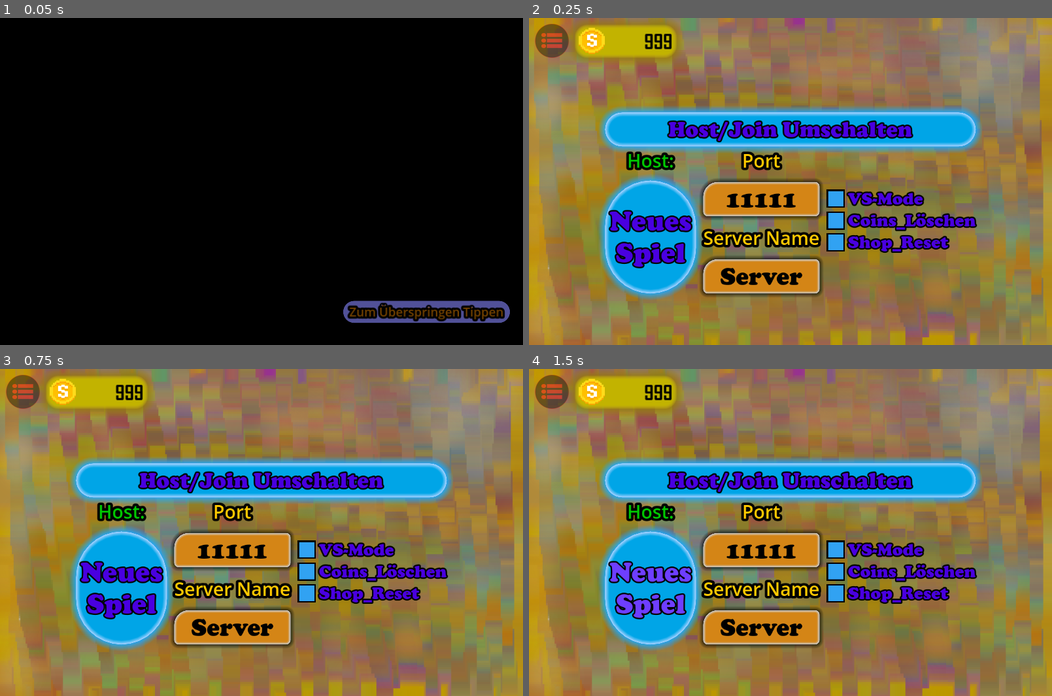
Above: before the commit, frames 1-4 (two rows, left to right).
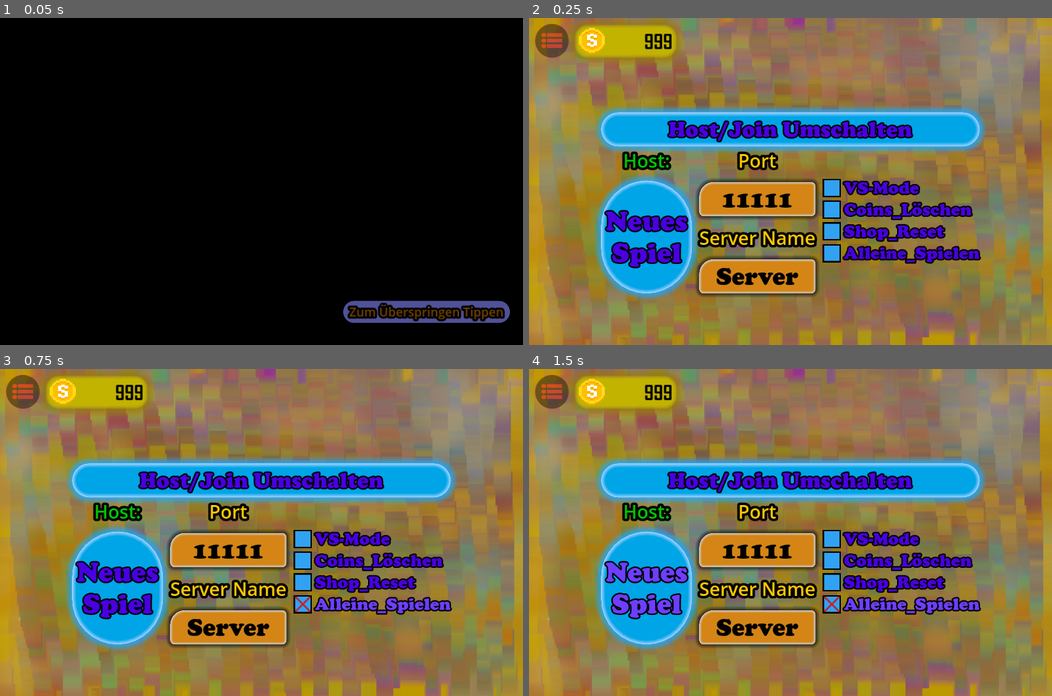
Above: after the commit, the same moments.

Repository: NIK-98/Paint_The_Ground
Game: Godot game, scene res://sceens/main.tscn
Same seed, same stepped clock (60 frames per second), same inputs: the game is played once before the commit and once after it. Video files are missing from this copy of the repository; at most half a second of black plays in their place.
Inputs (mouse positions are in pixels of both pictures, inside the frame that each line leads up to):
- Up to frame 1 (0.05 s): no input
- Up to frame 2 (0.25 s): no input
- Up to frame 3 (0.75 s): click (371, 604) at 0.5 s, where only the run after the commit has a clickable "Alleine_Spielen"
- Up to frame 4 (1.5 s): click "Neues Spiel" at 1.25 s

Frame 1 is identical in both runs. In frame 2, 13% of the frame differs, in the area x 12-88%, y 27-86%; in frame 3, 13%; in frame 4, 13%.

Commit message:
Alleine Spielen Option hinzugefügt!

Diff:
--- a/project.godot
+++ b/project.godot
@@ -33,6 +33,7 @@
 
 window/size/viewport_width=1280
 window/size/viewport_height=800
+window/size/mode=4
 window/stretch/mode="canvas_items"
 window/stretch/aspect="ignore"
 window/handheld/orientation=4
--- a/sceens/level.tscn
+++ b/sceens/level.tscn
@@ -460,6 +460,9 @@
 properties/25/path = NodePath("loby:shop_mode")
 properties/25/spawn = true
 properties/25/replication_mode = 1
+properties/26/path = NodePath("loby:solo_mode")
+properties/26/spawn = true
+properties/26/replication_mode = 1
 
 [node name="level" type="Node2D" groups=["Level"]]
 script = ExtResource("1_5145t")
--- a/sceens/ui.tscn
+++ b/sceens/ui.tscn
@@ -261,6 +261,11 @@
 theme = SubResource("Theme_rsc3b")
 text = "Shop_Reset"
 
+[node name="Alleine_Spielen" type="CheckBox" parent="Panel/CenterContainer/Net/Options/Option1/o2"]
+layout_mode = 2
+theme = SubResource("Theme_rsc3b")
+text = "Alleine_Spielen"
+
 [node name="Option2" type="HBoxContainer" parent="Panel/CenterContainer/Net/Options"]
 visible = false
 layout_mode = 2
@@ -357,6 +362,9 @@
 [connection signal="focus_entered" from="Panel/CenterContainer/Net/Options/Option1/o2/Shop_Reset" to="." method="_on_focus_entered"]
 [connection signal="mouse_entered" from="Panel/CenterContainer/Net/Options/Option1/o2/Shop_Reset" to="." method="_on_mouse_entered"]
 [connection signal="toggled" from="Panel/CenterContainer/Net/Options/Option1/o2/Shop_Reset" to="." method="_on_shop_reset_toggled"]
+[connection signal="focus_entered" from="Panel/CenterContainer/Net/Options/Option1/o2/Alleine_Spielen" to="." method="_on_focus_entered"]
+[connection signal="mouse_entered" from="Panel/CenterContainer/Net/Options/Option1/o2/Alleine_Spielen" to="." method="_on_mouse_entered"]
+[connection signal="toggled" from="Panel/CenterContainer/Net/Options/Option1/o2/Alleine_Spielen" to="." method="_on_alleine_spielen_toggled"]
 [connection signal="focus_entered" from="Panel/CenterContainer/Net/Options/Option2/o2/Connect" to="." method="_on_connect_focus_entered"]
 [connection signal="mouse_entered" from="Panel/CenterContainer/Net/Options/Option2/o2/Connect" to="." method="_on_connect_mouse_entered"]
 [connection signal="pressed" from="Panel/CenterContainer/Net/Options/Option2/o2/Connect" to="." method="_on_connect_pressed"]
--- a/scripts/level.gd
+++ b/scripts/level.gd
@@ -115,12 +115,16 @@
 	$loby.vs_mode = mode
 
 
+func set_solo_mode(mode):
+	$loby.solo_mode = mode
+
+
 func set_coin_mode(mode):
-	$loby.coin_mode = main.get_node("CanvasLayer2/Control/UI").coin_mode
+	$loby.coin_mode = mode
 
 
 func set_shop_mode(mode):
-	$loby.shop_mode = main.get_node("CanvasLayer2/Control/UI").shop_mode
+	$loby.shop_mode = mode
 
 
 func update_player_list(id: int, join: bool):
@@ -230,16 +234,19 @@
 
 
 @rpc("call_local")
-func voll():
-	OS.alert("Server Voll!", "Server Meldung")
+func voll(msg: String):
+	OS.alert(msg, "Server Meldung")
 	multiplayer.multiplayer_peer.close()
 	multiplayer.multiplayer_peer = null
 	get_tree().change_scene_to_file("res://sceens/main.tscn")
 
 
 func add_player(id: int):
+	if $loby.solo_mode:
+		voll.rpc_id(id, "Zutritt verweigert!")
+		return
 	if len(multiplayer.get_peers()) >= Max_clients:
-		voll.rpc_id(id)
+		voll.rpc_id(id, "Server Voll!")
 		return
 	$loby.is_running = true
 	update_player_list(id, true)
--- a/scripts/loby.gd
+++ b/scripts/loby.gd
@@ -6,6 +6,7 @@
 @export var vs_mode = false
 @export var coin_mode = false
 @export var shop_mode = false
+@export var solo_mode = false
 @onready var difficulty = $CenterContainer/HBoxContainer/VBoxContainer/HBoxContainer/VBoxContainer/Speed
 var difficulty_id = 0
 var count_settime = 0
@@ -80,7 +81,10 @@
 	if multiplayer.is_server() or OS.has_feature("dedicated_server"):
 		get_parent().set_coin_mode(get_parent().main.get_node("CanvasLayer2/Control/UI/Panel/CenterContainer/Net/Options/Option1/o2/Coins_Loeschen").button_pressed)
 		get_parent().set_shop_mode(get_parent().main.get_node("CanvasLayer2/Control/UI/Panel/CenterContainer/Net/Options/Option1/o2/Shop_Reset").button_pressed)
+		get_parent().set_solo_mode(get_parent().main.get_node("CanvasLayer2/Control/UI/Panel/CenterContainer/Net/Options/Option1/o2/Alleine_Spielen").button_pressed)
 		get_parent().set_vs_mode(get_parent().main.get_node("CanvasLayer2/Control/UI/Panel/CenterContainer/Net/Options/Option1/o2/vs").button_pressed)
+	if solo_mode:
+		get_parent().is_server_run_game.rpc()
 	if positiv:
 		player_conect_count += 1
 	if not positiv and player_conect_count > 0:
--- a/scripts/ui.gd
+++ b/scripts/ui.gd
@@ -10,6 +10,7 @@
 @onready var Coins_Loeschen = $Panel/CenterContainer/Net/Options/Option1/o2/Coins_Loeschen
 @onready var namen = $Panel/CenterContainer/Net/Options/Option1/o1_port/namen
 @onready var shop_reset = $Panel/CenterContainer/Net/Options/Option1/o2/Shop_Reset
+@onready var alleine_spielen = $Panel/CenterContainer/Net/Options/Option1/o2/Alleine_Spielen
 
 var save_path = "user://savetemp.save"
 
@@ -24,6 +25,7 @@
 var vs_mode = false
 var coin_mode = false
 var shop_mode = false
+var solo_mode = false
 var trailer_on = true
 
 
@@ -40,6 +42,7 @@
 		"vs_mode" : vs_mode,
 		"coin_mode" : coin_mode,
 		"shop_mode" : shop_mode,
+		"solo_mode" : solo_mode,
 		"trailer_on" : trailer_on
 	}
 	return save_dict
@@ -73,6 +76,10 @@
 			shop_reset.set_pressed(true)
 		else:
 			shop_reset.set_pressed(false)
+		if solo_mode:
+			alleine_spielen.set_pressed(true)
+		else:
+			alleine_spielen.set_pressed(false)
 
 
 	if get_parent().get_parent().get_parent().has_node("Audio_menu/CanvasLayer") and get_parent().get_parent().get_parent().has_node("Grafik/CanvasLayer") and get_parent().get_parent().get_parent().has_node("Control/CanvasLayer"):
@@ -145,8 +152,9 @@
 	get_parent().visible = false
 
 	change_level(load("res://sceens/level.tscn"))
-	var server_send = preload("res://sceens/server_sender.tscn").instantiate()
-	get_parent().get_node("Server_Browser").add_child(server_send)
+	if not solo_mode:
+		var server_send = preload("res://sceens/server_sender.tscn").instantiate()
+		get_parent().get_node("Server_Browser").add_child(server_send)
 
 
 
@@ -278,3 +286,10 @@
 		shop_mode = true
 	else:
 		shop_mode = false
+
+
+func _on_alleine_spielen_toggled(toggled_on: bool) -> void:
+	if toggled_on:
+		solo_mode = true
+	else:
+		solo_mode = false
